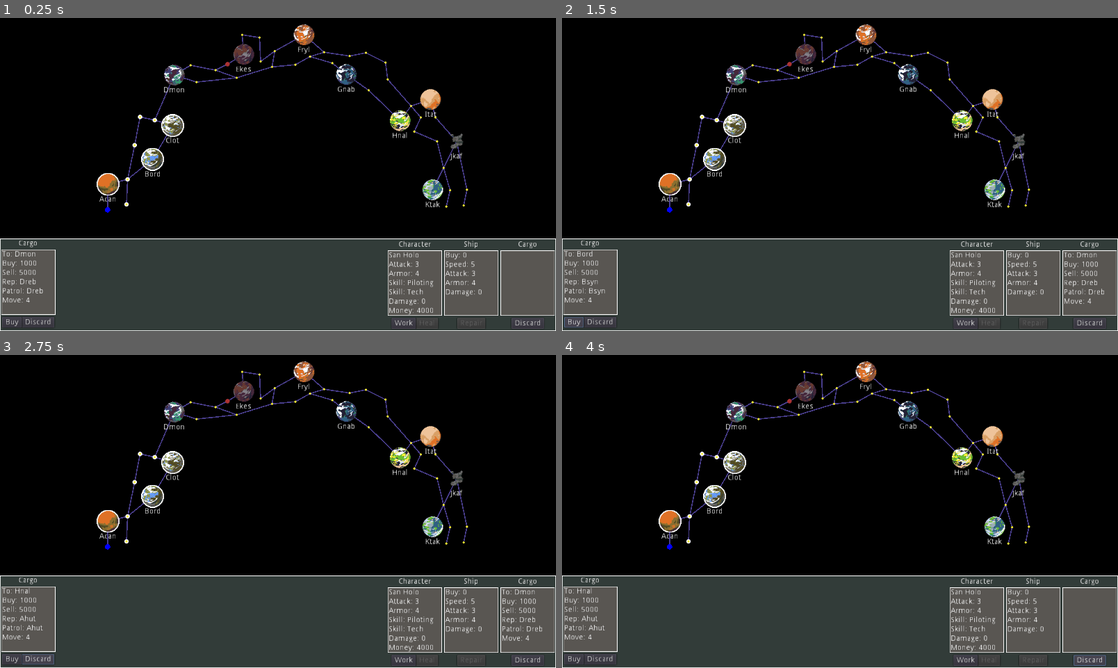
Above: before the commit, frames 1-4 (two rows, left to right).
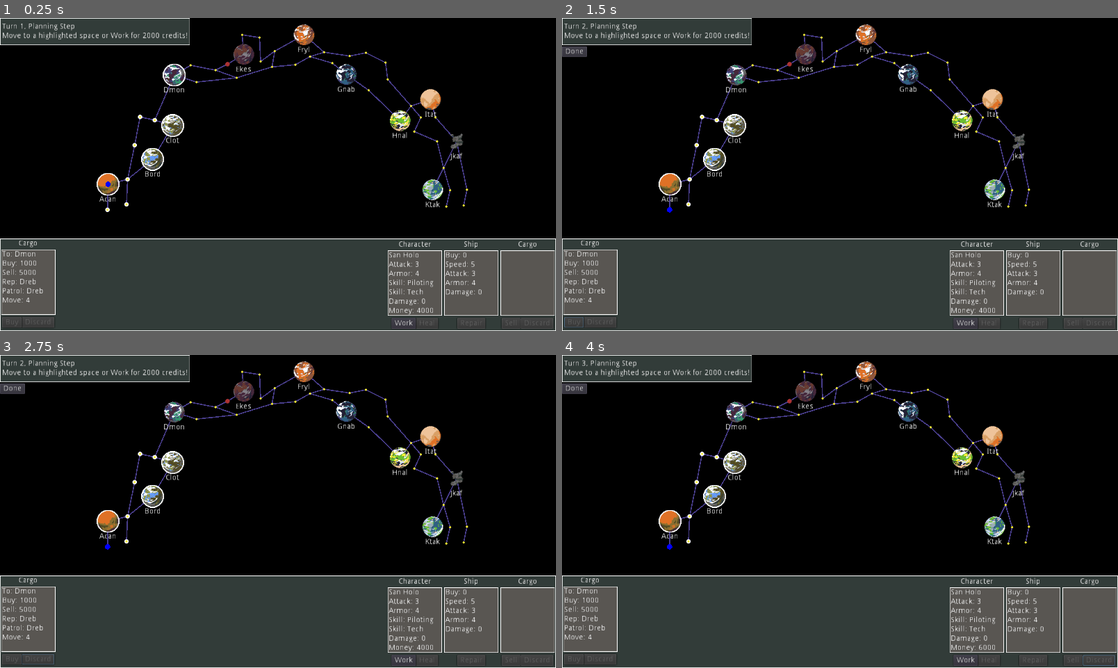
Above: after the commit, the same moments.

Repository: kosinaz/20-parsecs
Game: Godot game, scene res://scenes/ingame.tscn
Two runs of this game, one before a commit and one after it. Both use one fixed random seed, a clock stepped at 60 frames per second and the inputs below.
Inputs (mouse positions are in pixels of both pictures, inside the frame that each line leads up to):
- Up to frame 1 (0.25 s): no input
- Up to frame 2 (1.5 s): click (667, 208) at 0.52 s; click (573, 321) at 1.25 s, where only the run before the commit has a clickable "Buy"
- Up to frame 3 (2.75 s): click (38, 658) at 2 s, where only the run before the commit has a clickable "Discard"
- Up to frame 4 (4 s): click "Work" at 2.75 s; click (1090, 661) at 3.5 s, where only the run before the commit has a clickable "Discard"

The runs differ from the first frame. In frame 1, 3.2% of the frame differs, in the area x 0-100%, y 0-100%; in frame 2, 3.5%; in frame 3, 3.6%; in frame 4, 3.4%.

Commit message:
complete basic planning and action loop with buying and selling cargo

Diff:
--- a/20 Parsecs/scenes/cargo.gd
+++ b/20 Parsecs/scenes/cargo.gd
@@ -17,3 +17,8 @@
 func clear():
 	_data = {}
 	$"%Label".text = ""
+
+func get_to():
+	if _data == {} or not _data.has("to"):
+		return ""
+	return _data.to
--- a/20 Parsecs/scenes/character.gd
+++ b/20 Parsecs/scenes/character.gd
@@ -20,6 +20,13 @@
 func get_data():
 	return _data
 
-func add_money(amount):
+func get_money():
+	return money
+
+func increase_money(amount):
 	money += amount
 	setup(_data)
+
+func decrease_money(amount):
+	money -= amount
+	setup(_data)
--- a/20 Parsecs/scenes/character.tscn
+++ b/20 Parsecs/scenes/character.tscn
@@ -10,7 +10,7 @@
 
 [node name="TextureRect" type="TextureRect" parent="."]
 margin_right = 100.0
-margin_bottom = 130.0
+margin_bottom = 120.0
 texture = ExtResource( 2 )
 
 [node name="Label" type="Label" parent="TextureRect"]
--- a/20 Parsecs/scenes/ingame.gd
+++ b/20 Parsecs/scenes/ingame.gd
@@ -2,9 +2,15 @@
 
 var astar = AStar2D.new()
 var market_cargos = []
+var turn = 1
+var planets = [3, 5, 9, 10, 14, 22, 28, 34, 35, 37, 42]
+var planet_names = []
 
 func _ready():
 	for space in $Spaces.get_children():
+		space.connect("pressed", self, "_on_space_pressed")
+		if space.get_node("Label").text != "":
+			planet_names.append(space.get_node("Label").text)
 		astar.add_point(space.id, space.position)
 		if space.space_1 > 0 and space.space_1 < space.id:
 			astar.connect_points(space.id, space.space_1, true)
@@ -14,29 +20,101 @@
 			astar.connect_points(space.id, space.space_3, true)
 		if space.space_4 > 0 and space.space_4 < space.id:
 			astar.connect_points(space.id, space.space_4, true)
-	$Player.move_to(1)
+	move_to($Spaces/Space3)
 	market_cargos.append_array(Cargos.new().deck)
 	randomize()
 	market_cargos.shuffle()
 	$"%MarketCargo".setup(market_cargos[0])
 	$"%Character".setup(Characters.new().deck[0])
-	$"%Character".add_money(4000)
+	$"%Character".increase_money(4000)
 	$"%Ship".setup(Ships.new().deck[0])
+	start_planning()
 
 func _draw():
 	for id in range(1, astar.get_point_count() + 1):
 		for next_id in astar.get_point_connections(id):
 			draw_line(astar.get_point_position(id), astar.get_point_position(next_id), Color.darkslateblue, 2)
 
+
+func move_to(space):
+	$"%Player".current_space = space
+	$"%Player".position = space.position
+
+
+func start_planning():
+	$"%TurnIndicator".text = "Turn " + str(turn) + ", Planning Step\n"
+	$"%TurnIndicator".text += "Move to a highlighted space or Work for 2000 credits!"
+	$"%Work".disabled = false
+	enable_spaces_in_range()
+
+func enable_spaces_in_range():
+	astar.set_point_disabled(13)
+	for to_id in astar.get_points():
+		if astar.get_id_path($"%Player".current_space.id, to_id).size() > $"%Ship".get_data().speed + 1:
+			get_node("Spaces/Space" + str(to_id)).get_node("Button").disabled = true
+		else:
+			get_node("Spaces/Space" + str(to_id)).get_node("Button").disabled = false
+	astar.set_point_disabled(13, false)
+	if astar.get_id_path($"%Player".current_space.id, 13).size() > $"%Ship".get_data().speed + 1:
+		get_node("Spaces/Space13/Button").disabled = true
+	else:
+		get_node("Spaces/Space13/Button").disabled = false
+
+func disable_spaces():
+	for space in $Spaces.get_children():
+		space.get_node("Button").disabled = true
+
+func start_action():
+	$"%Done".show()
+	$"%Work".disabled = true
+	if not planets.has($"%Player".current_space.id):
+		start_turn()
+	else:
+		$"%TurnIndicator".text = "Turn " + str(turn) + ", Action Step\n"
+		$"%TurnIndicator".text += "Perform any number or no actions, then press Done!"
+		$"%MarketCargoBuy".disabled = $"%Player".current_space.get_node("Label").text == $"%MarketCargo".get_to()
+		print($"%MarketCargoBuy".disabled)
+		$"%ShipCargoSell".disabled = $"%Player".current_space.get_node("Label").text != $"%ShipCargo".get_to()
+		$"%MarketCargoDiscard".disabled = false
+
+func start_encounter():
+	start_turn()
+
+func start_turn():
+	turn += 1
+	start_planning()
+
+func _on_space_pressed(space):
+	move_to(space)
+	disable_spaces()
+	start_action()
+
+func _on_done_pressed():
+	$"%Done".hide()
+	start_encounter()
+
 func _on_market_cargo_buy_pressed():
+	$"%Character".decrease_money(market_cargos[0].buy)
 	$"%ShipCargo".setup(market_cargos[0])
 	market_cargos.pop_front()
 	$"%MarketCargo".setup(market_cargos[0])
+	$"%MarketCargoBuy".disabled = true
+	$"%MarketCargoDiscard".disabled = true
 
 func _on_market_cargo_discard_pressed():
 	market_cargos.append(market_cargos.pop_front())
 	$"%MarketCargo".setup(market_cargos[0])
+	$"%MarketCargoDiscard".disabled = true
+
+func _on_ship_cargo_sell_pressed():
+	$"%Character".increase_money($"%ShipCargo".get_data().sell)
+	_on_ship_cargo_discard_pressed()
+	$"%ShipCargoSell".disabled = true
 
 func _on_ship_cargo_discard_pressed():
 	market_cargos.append($"%ShipCargo".get_data())
 	$"%ShipCargo".clear()
+
+func _on_work_pressed():
+	$"%Character".increase_money(2000)
+	start_action()
--- a/20 Parsecs/scenes/ingame.tscn
+++ b/20 Parsecs/scenes/ingame.tscn
@@ -31,6 +31,7 @@
 [ext_resource path="res://images/hud.png" type="Texture" id=29]
 [ext_resource path="res://scenes/ship.tscn" type="PackedScene" id=30]
 [ext_resource path="res://scenes/character.tscn" type="PackedScene" id=31]
+[ext_resource path="res://images/hud-top.png" type="Texture" id=32]
 
 [node name="Map" type="Node2D"]
 script = ExtResource( 3 )
@@ -362,10 +363,45 @@
 space_1 = 45
 
 [node name="Player" parent="." instance=ExtResource( 1 )]
+unique_name_in_owner = true
 
 [node name="CanvasLayer" type="CanvasLayer" parent="."]
 
-[node name="TextureRect" type="TextureRect" parent="CanvasLayer"]
+[node name="HudTop" type="TextureRect" parent="CanvasLayer"]
+margin_right = 350.0
+margin_bottom = 50.0
+texture = ExtResource( 32 )
+
+[node name="TurnIndicator" type="MarginContainer" parent="CanvasLayer"]
+margin_right = 350.0
+margin_bottom = 50.0
+
+[node name="MarginContainer" type="MarginContainer" parent="CanvasLayer/TurnIndicator"]
+margin_right = 350.0
+margin_bottom = 50.0
+custom_constants/margin_right = 4
+custom_constants/margin_top = 4
+custom_constants/margin_left = 4
+custom_constants/margin_bottom = 4
+
+[node name="TurnIndicator" type="Label" parent="CanvasLayer/TurnIndicator/MarginContainer"]
+unique_name_in_owner = true
+margin_left = 4.0
+margin_top = 9.0
+margin_right = 346.0
+margin_bottom = 40.0
+text = "Turn 1, Planning Step
+Move to a highlighted space or Work for 2000 credits!"
+
+[node name="Done" type="Button" parent="CanvasLayer"]
+unique_name_in_owner = true
+visible = false
+margin_top = 52.0
+margin_right = 46.0
+margin_bottom = 72.0
+text = "Done"
+
+[node name="Hud" type="TextureRect" parent="CanvasLayer"]
 anchor_left = 0.5
 anchor_top = 1.0
 anchor_right = 0.5
@@ -421,15 +457,19 @@
 alignment = 1
 
 [node name="MarketCargoBuy" type="Button" parent="CanvasLayer/Market/HBoxContainer/VBoxContainer/HBoxContainer"]
+unique_name_in_owner = true
 margin_left = 2.0
 margin_right = 38.0
 margin_bottom = 20.0
+disabled = true
 text = "Buy"
 
 [node name="MarketCargoDiscard" type="Button" parent="CanvasLayer/Market/HBoxContainer/VBoxContainer/HBoxContainer"]
+unique_name_in_owner = true
 margin_left = 38.0
 margin_right = 98.0
 margin_bottom = 20.0
+disabled = true
 text = "Discard"
 
 [node name="Character" type="MarginContainer" parent="CanvasLayer"]
@@ -481,6 +521,7 @@
 alignment = 1
 
 [node name="Work" type="Button" parent="CanvasLayer/Character/HBoxContainer/CharacterContainer/HBoxContainer"]
+unique_name_in_owner = true
 margin_left = 7.0
 margin_right = 52.0
 margin_bottom = 20.0
@@ -568,15 +609,28 @@
 custom_constants/separation = 0
 alignment = 1
 
-[node name="ShipCargoDiscard" type="Button" parent="CanvasLayer/Character/HBoxContainer/CargoContainer/HBoxContainer"]
-margin_left = 20.0
-margin_right = 80.0
+[node name="ShipCargoSell" type="Button" parent="CanvasLayer/Character/HBoxContainer/CargoContainer/HBoxContainer"]
+unique_name_in_owner = true
+margin_left = 2.0
+margin_right = 37.0
 margin_bottom = 20.0
+disabled = true
+text = "Sell"
+
+[node name="ShipCargoDiscard2" type="Button" parent="CanvasLayer/Character/HBoxContainer/CargoContainer/HBoxContainer"]
+unique_name_in_owner = true
+margin_left = 37.0
+margin_right = 97.0
+margin_bottom = 20.0
+disabled = true
 text = "Discard"
 
+[connection signal="pressed" from="CanvasLayer/Done" to="." method="_on_done_pressed"]
 [connection signal="pressed" from="CanvasLayer/Market/HBoxContainer/VBoxContainer/HBoxContainer/MarketCargoBuy" to="." method="_on_market_cargo_buy_pressed"]
 [connection signal="pressed" from="CanvasLayer/Market/HBoxContainer/VBoxContainer/HBoxContainer/MarketCargoDiscard" to="." method="_on_market_cargo_discard_pressed"]
-[connection signal="pressed" from="CanvasLayer/Character/HBoxContainer/CargoContainer/HBoxContainer/ShipCargoDiscard" to="." method="_on_ship_cargo_discard_pressed"]
+[connection signal="pressed" from="CanvasLayer/Character/HBoxContainer/CharacterContainer/HBoxContainer/Work" to="." method="_on_work_pressed"]
+[connection signal="pressed" from="CanvasLayer/Character/HBoxContainer/CargoContainer/HBoxContainer/ShipCargoSell" to="." method="_on_ship_cargo_sell_pressed"]
+[connection signal="pressed" from="CanvasLayer/Character/HBoxContainer/CargoContainer/HBoxContainer/ShipCargoDiscard2" to="." method="_on_ship_cargo_discard_pressed"]
 
 [editable path="Spaces/Space3"]
 [editable path="Spaces/Space5"]
--- a/20 Parsecs/scenes/player.gd
+++ b/20 Parsecs/scenes/player.gd
@@ -1,21 +1,6 @@
 extends Node2D
 
-onready var astar: AStar2D = get_parent().astar
-var speed = 5
-
-func move_to(id):
-	position = astar.get_point_position(id)
-	astar.set_point_disabled(13)
-	for to_id in astar.get_points():
-		if astar.get_id_path(id, to_id).size() > speed + 1:
-			get_node("../Spaces/Space" + str(to_id)).get_node("Button").disabled = true
-		else:
-			get_node("../Spaces/Space" + str(to_id)).get_node("Button").disabled = false
-	astar.set_point_disabled(13, false)
-	if astar.get_id_path(id, 13).size() > speed + 1:
-		get_node("../Spaces/Space13/Button").disabled = true
-	else:
-		get_node("../Spaces/Space13/Button").disabled = false
+var current_space = 0
 
 func _draw():
 	draw_circle(Vector2(), 5, Color.blue)
--- a/20 Parsecs/scenes/ship.tscn
+++ b/20 Parsecs/scenes/ship.tscn
@@ -10,7 +10,7 @@
 
 [node name="TextureRect" type="TextureRect" parent="."]
 margin_right = 100.0
-margin_bottom = 130.0
+margin_bottom = 120.0
 texture = ExtResource( 2 )
 
 [node name="Label" type="Label" parent="TextureRect"]
--- a/20 Parsecs/scenes/space.gd
+++ b/20 Parsecs/scenes/space.gd
@@ -1,5 +1,7 @@
 extends Node2D
 class_name Space
+
+signal pressed
 
 export var space_1 = 0
 export var space_2 = 0
@@ -8,4 +10,4 @@
 onready var id = int(name.right(5))
 
 func _on_button_pressed():
-	get_node("../../Player").move_to(id)
+	emit_signal("pressed", self)
Binary file added: 20 Parsecs/images/hud-top.png
Not shown, added: 20 Parsecs/images/hud-top.png.import
Not shown: 1 places in 20 Parsecs/scenes/ingame.tscn that only renumber resources
